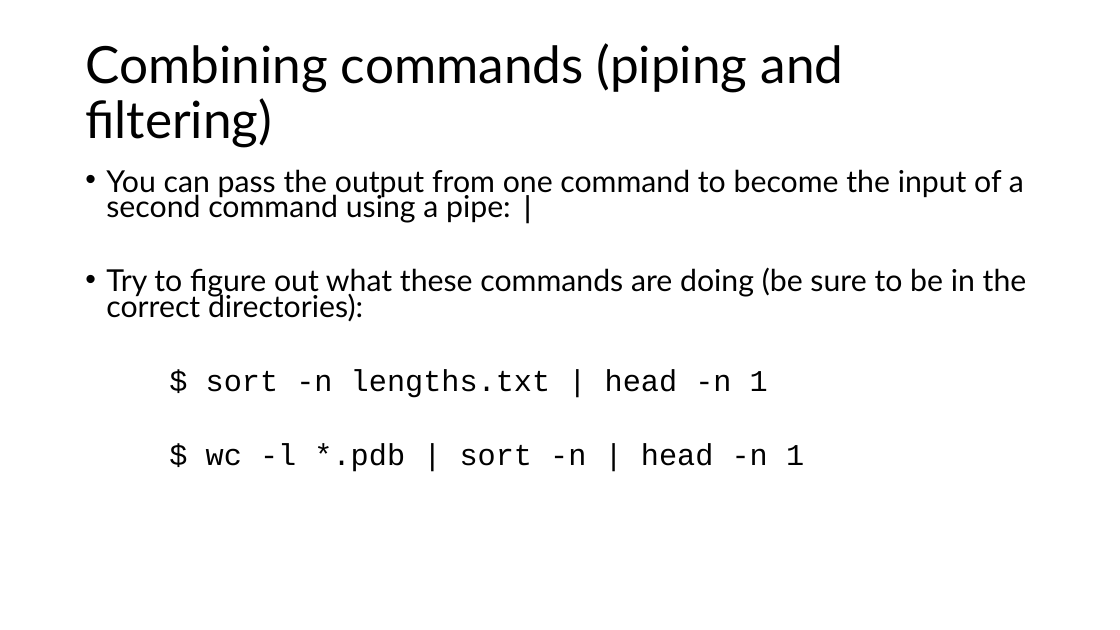
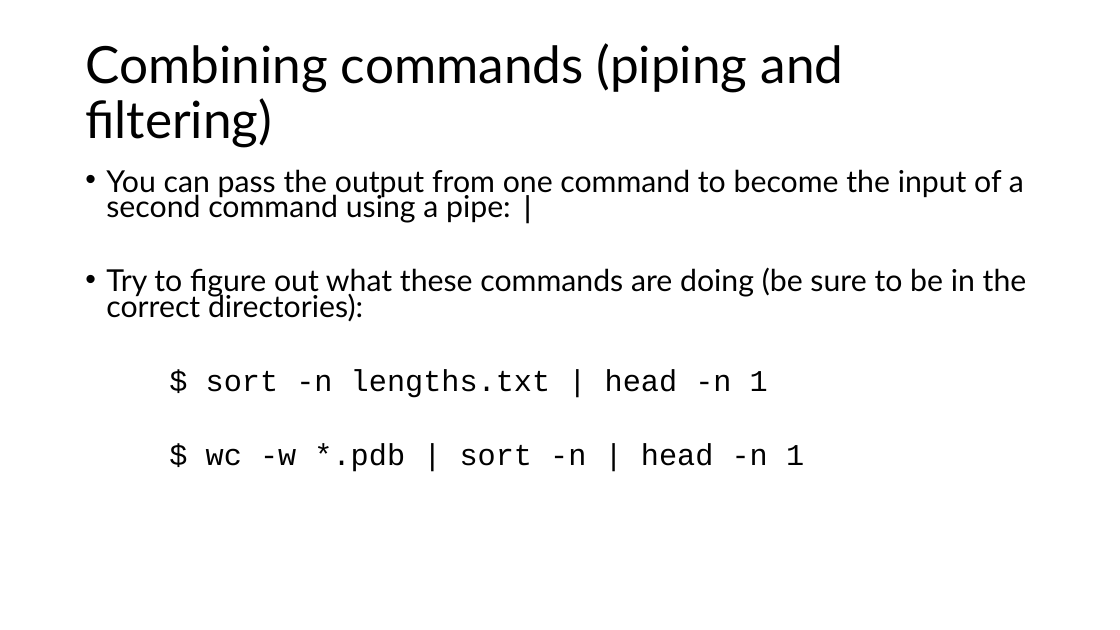
Before and after one commit to joe2mer/PSYC-5P02-2025, a slide deck: slide 31 of Slides/1.Terminal&Shell.pptx. Drawn at 1120x630 pixels with LibreOffice and Linux fonts; fonts in the diff are those of the drawing. Boxes give left, top, right and bottom in pixels: in the first picture for what was removed or moved away, otherwise in the second. Text is boxed around its words. In the diff, an @@ line names an element or a change of style, - is before the commit and + after.

```diff
--- a/Slides/1.Terminal&Shell.pptx
+++ b/Slides/1.Terminal&Shell.pptx
@@ text at (206,443,804,472): text changed @@
-$ wc -l *.pdb | sort -n | head -n 1
+$ wc -w *.pdb | sort -n | head -n 1
```
Also in this commit, not shown: 2 other slides changed, 4 other files.
